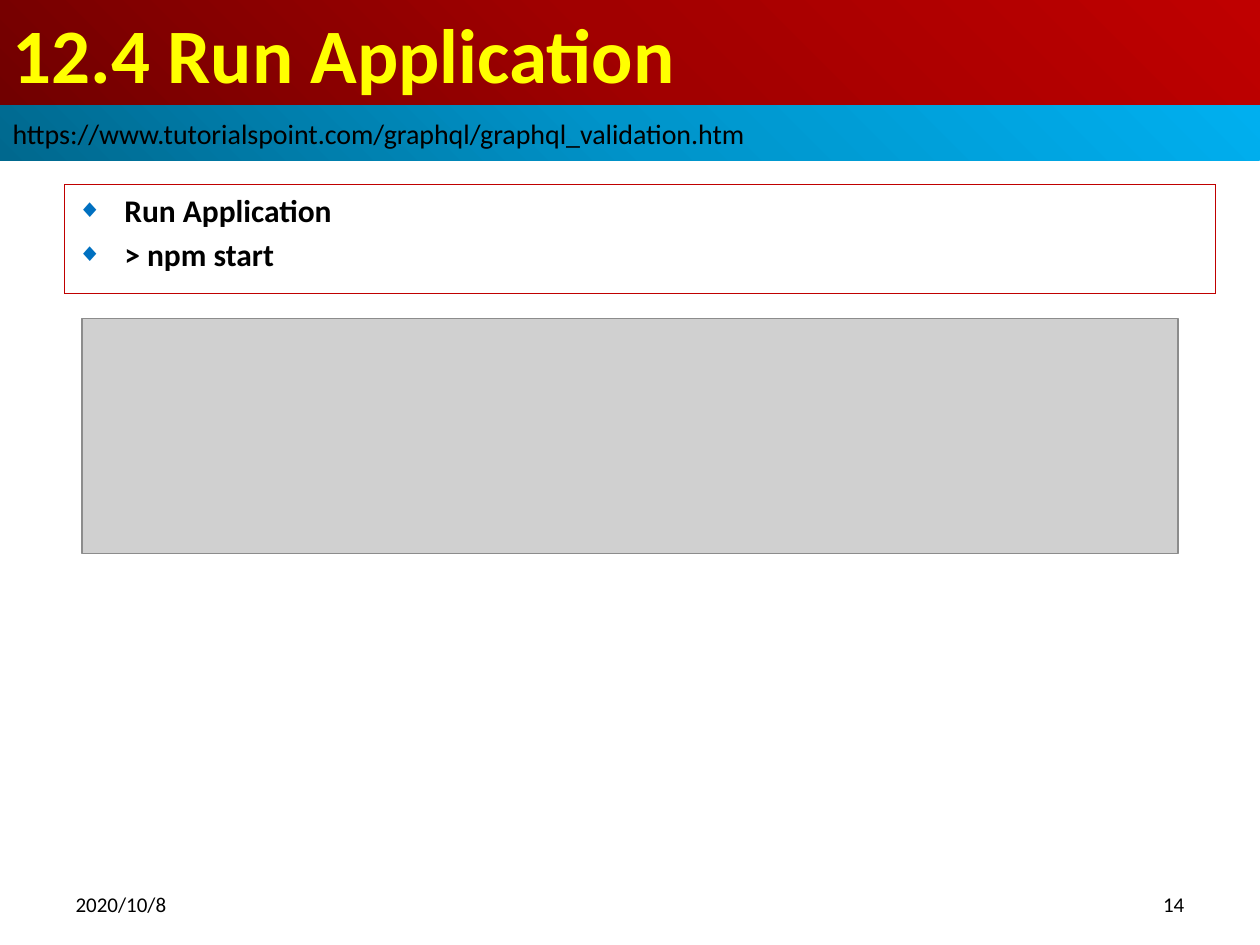
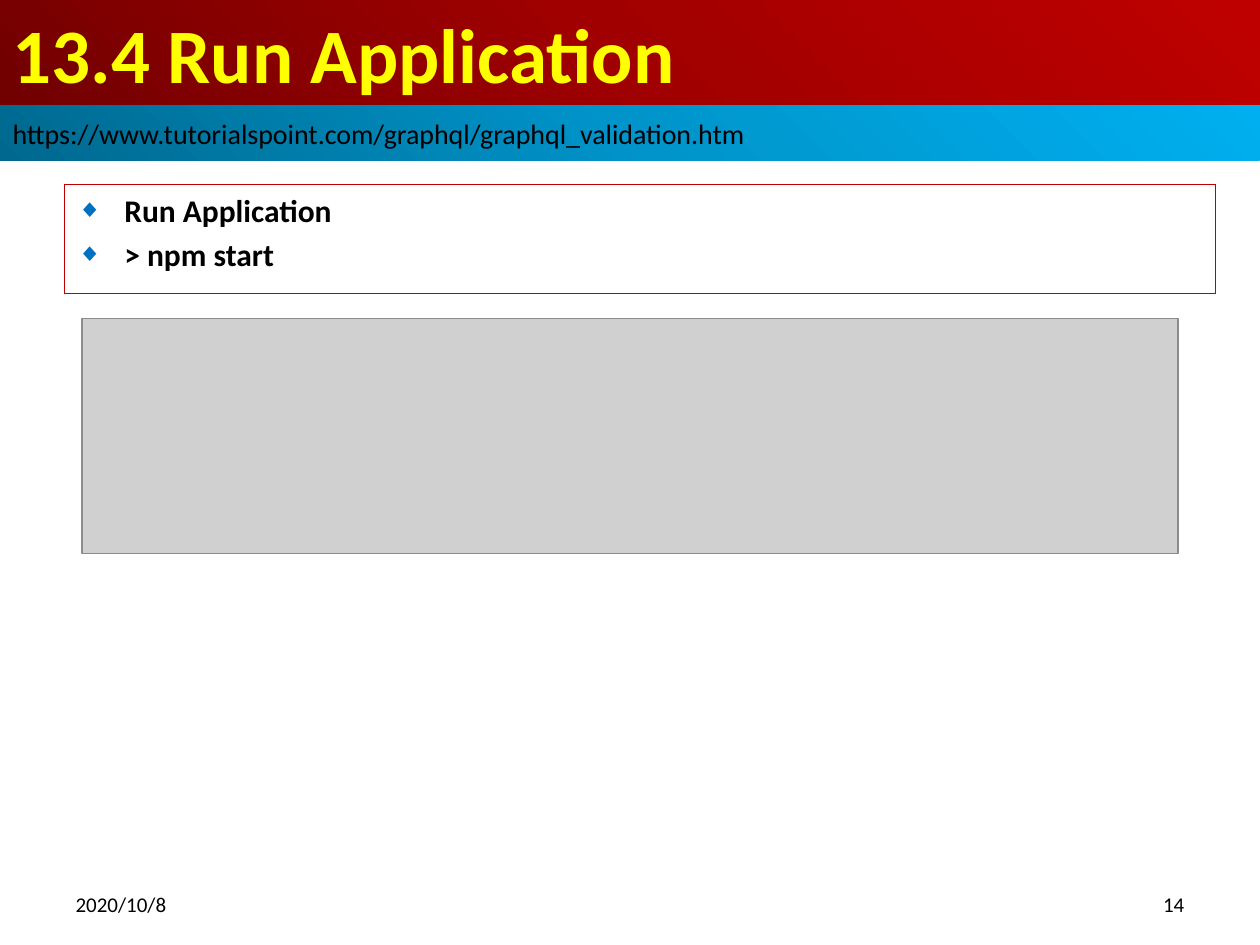
Before and after one commit to peterhchen/700_GraphQL, a slide deck: slide 14 of 13_jQueryServerApp01.pptx. Drawn at 1260x945 pixels with LibreOffice and Linux fonts; fonts in the diff are those of the drawing; grey boxes stand for pictures. Boxes give left, top, right and bottom in pixels: in the first picture for what was removed or moved away, otherwise in the second. Text is boxed around its words. In the diff, an @@ line names an element or a change of style, - is before the commit and + after.

```diff
--- a/13_jQueryServerApp01.pptx
+++ b/13_jQueryServerApp01.pptx
@@ title at (13,29,675,95): text changed @@
-12.4 Run Application
+13.4 Run Application
```
Also in this commit, not shown: 10 other slides changed.
